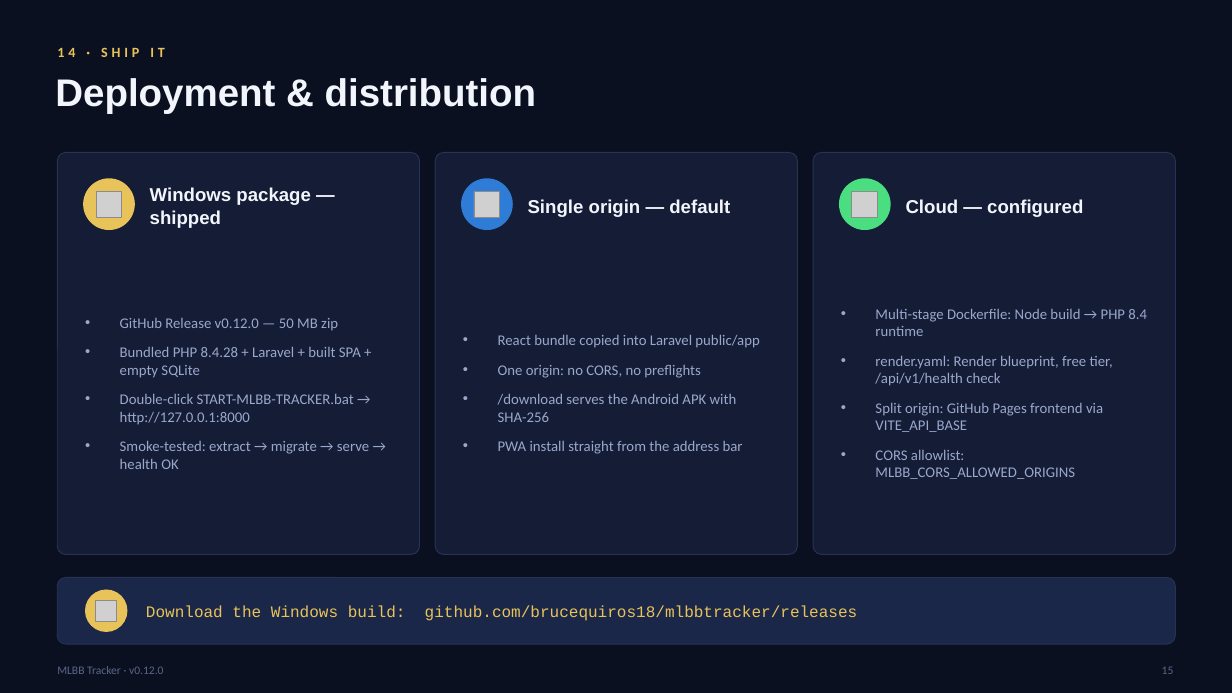
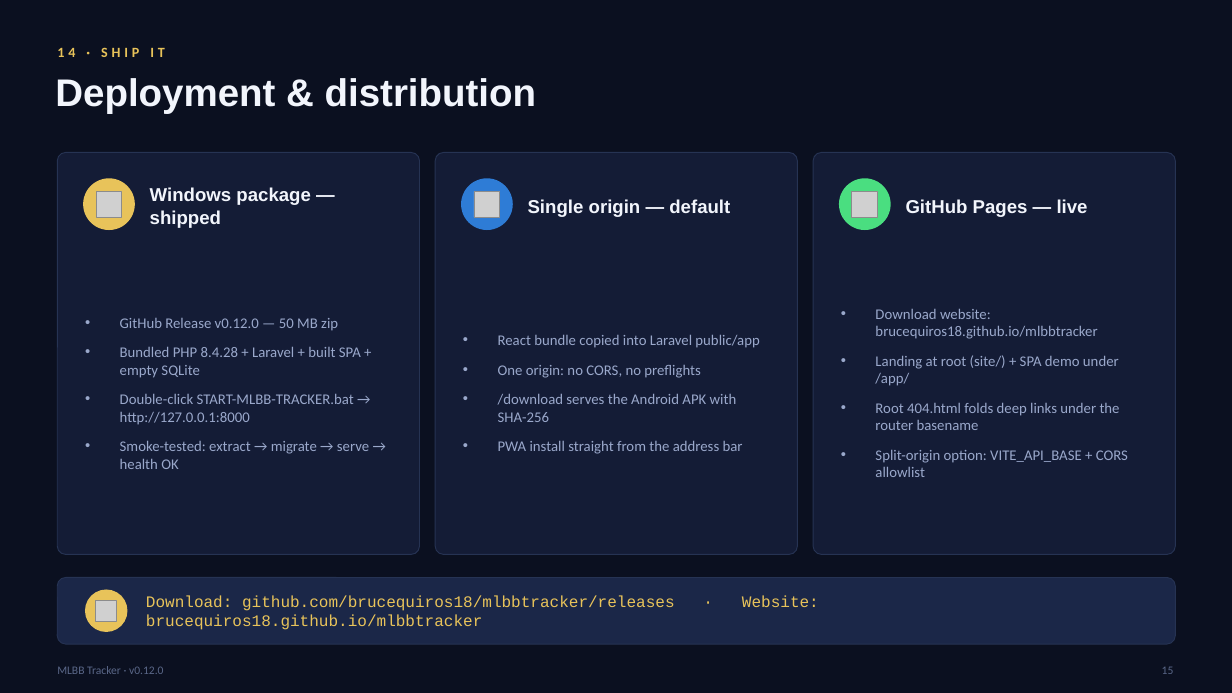
Before and after one commit to brucequiros18/mlbbtracker, a slide deck: slide 15 of docs/MLBB-Tracker-Presentation.pptx. Drawn at 1232x693 pixels with LibreOffice and Linux fonts; fonts in the diff are those of the drawing; grey boxes stand for pictures. Boxes give left, top, right and bottom in pixels: in the first picture for what was removed or moved away, otherwise in the second. Text is boxed around its words. In the diff, an @@ line names an element or a change of style, - is before the commit and + after.

Commit message:
Regenerate presentation: 60 tests, Firebase endpoints in CSP, GitHub Pages live

```diff
--- a/docs/MLBB-Tracker-Presentation.pptx
+++ b/docs/MLBB-Tracker-Presentation.pptx
@@ text at (906,199,1088,217): text changed @@
-Cloud — configured
+GitHub Pages — live
@@ text at (875,309,1128,477): text changed @@
-• Multi-stage Dockerfile: Node build → PHP 8.4 runtime
-• render.yaml: Render blueprint, free tier, /api/v1/health check
-• Split origin: GitHub Pages frontend via VITE_API_BASE
-• CORS allowlist: MLBB_CORS_ALLOWED_ORIGINS
+• Download website: brucequiros18.github.io/mlbbtracker
+• Landing at root (site/) + SPA demo under /app/
+• Root 404.html folds deep links under the router basename
+• Split-origin option: VITE_API_BASE + CORS allowlist
@@ text at (146,595,675,630): text changed @@
-Download the Windows build: github.com/brucequiros18/mlbbtracker/releases
+Download: github.com/brucequiros18/mlbbtracker/releases · Website: brucequiros18.github.io/mlbbtracker
```
Also in this commit, not shown: 5 other slides changed.
